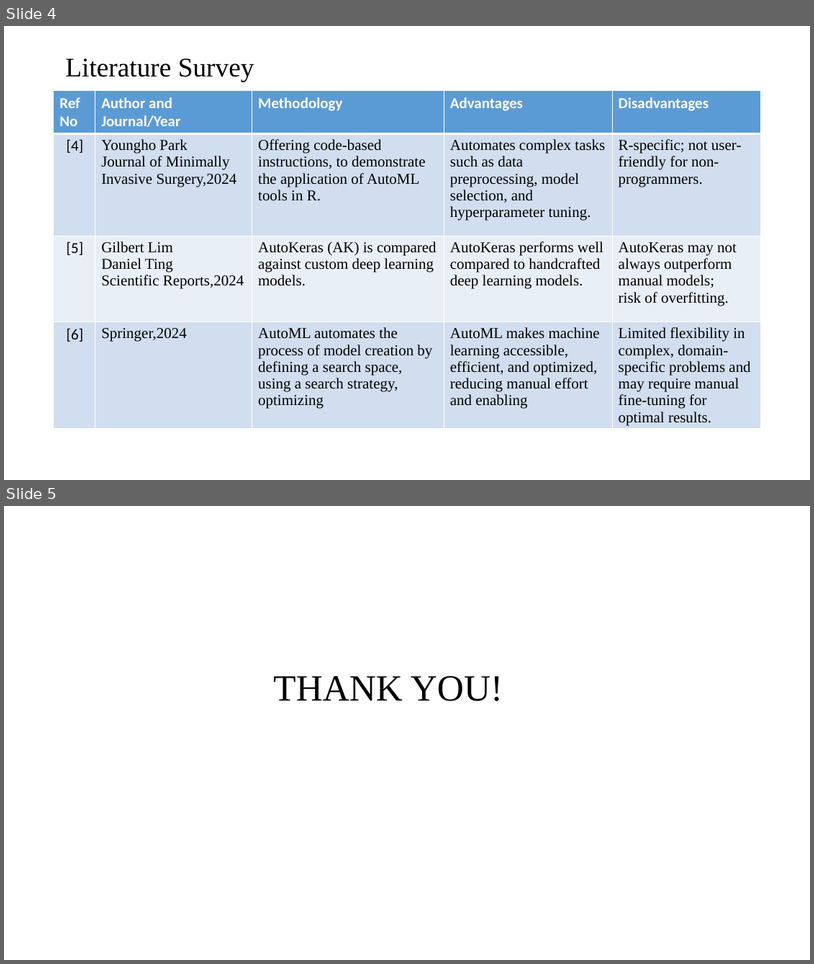
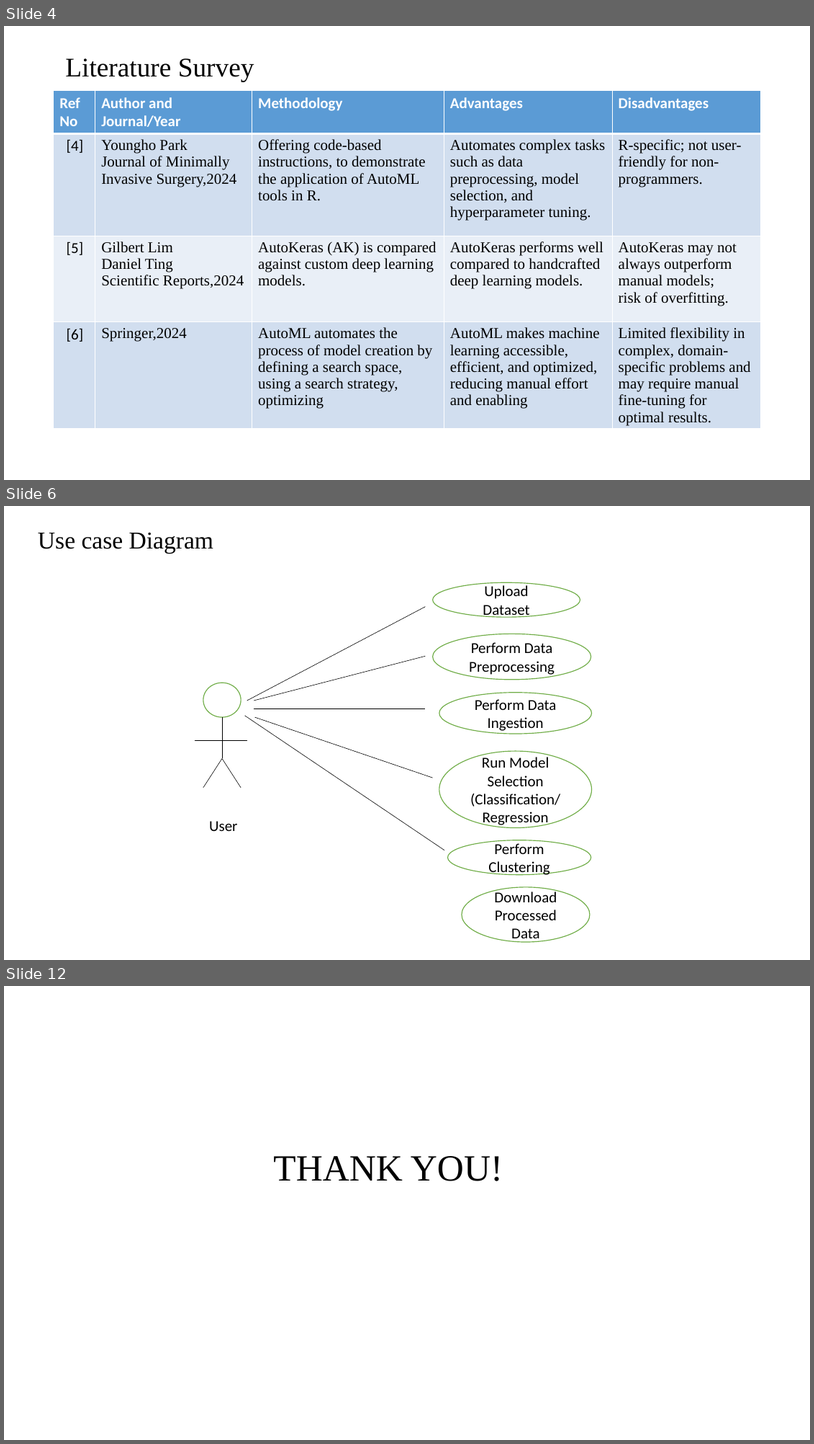
Before and after one commit to Sruthika111/Swiftml, a slide deck: FILES/literature-survey.pptx. Shown one above the other, each under a label of ours: slides 4 and 5 before the commit, slides 4, 6 and 12 after it; the slides between them are not shown. The pictures are 814x964 and 814x1444 pixels, drawn with LibreOffice and Linux fonts; fonts in the diff are those of the drawing. Boxes give left, top, right and bottom in pixels: in the first picture for what was removed or moved away, otherwise in the second. Text is boxed around its words. In the diff, an @@ line names an element or a change of style, - is before the commit and + after.

```diff
--- a/FILES/literature-survey.pptx
+++ b/FILES/literature-survey.pptx
@@ slide 6 added at bbox=[4, 506, 810, 960], background #FFFFFF @@
@@ title added at bbox=[38, 532, 214, 554], 28.8 pt, text #000000 @@
+Use case Diagram
@@ ellipse added at bbox=[433, 583, 581, 618], fill #FFFFFF, outline #70AD47 1 pt, 18 pt, text #000000 @@
+Upload Dataset
@@ line added from (247, 700) to (426, 606), #000000 0.5 pt @@
@@ ellipse added at bbox=[433, 633, 592, 680], fill #FFFFFF, outline #70AD47 1 pt, 18 pt, text #000000 @@
+Perform Data Preprocessing
@@ line added from (254, 700) to (426, 656), #000000 0.5 pt @@
@@ ellipse added at bbox=[203, 682, 241, 717], fill #FFFFFF, outline #70AD47 1 pt @@
@@ ellipse added at bbox=[440, 692, 592, 734], fill #FFFFFF, outline #70AD47 1 pt, 18 pt, text #000000 @@
+Perform Data Ingestion
@@ line added from (222, 717) to (222, 758), #000000 0.5 pt @@
@@ line added from (244, 716) to (445, 850), #000000 0.5 pt @@
@@ line added from (254, 708) to (426, 708), #000000 0.5 pt @@
@@ line added from (255, 717) to (433, 777), #000000 0.5 pt @@
@@ line added from (195, 740) to (247, 740), #000000 0.5 pt @@
@@ line added from (222, 758) to (203, 788), #000000 0.5 pt @@
@@ line added from (222, 758) to (241, 788), #000000 0.5 pt @@
@@ ellipse added at bbox=[440, 751, 592, 828], fill #FFFFFF, outline #70AD47 1 pt, 18 pt, text #000000 @@
+Run Model Selection
+(Classification/Regression
@@ text added at bbox=[209, 821, 237, 831], 18 pt, text #000000 @@
+User
@@ ellipse added at bbox=[448, 840, 592, 875], fill #FFFFFF, outline #70AD47 1 pt, 18 pt, text #000000 @@
+Perform Clustering
@@ ellipse added at bbox=[462, 887, 590, 942], fill #FFFFFF, outline #70AD47 1 pt, 18 pt, text #000000 @@
+Download Processed Data
@@ what was slide 5 is now slide 12 @@
```
Also in this commit, not shown: 6 other slides added, 5 other files.
